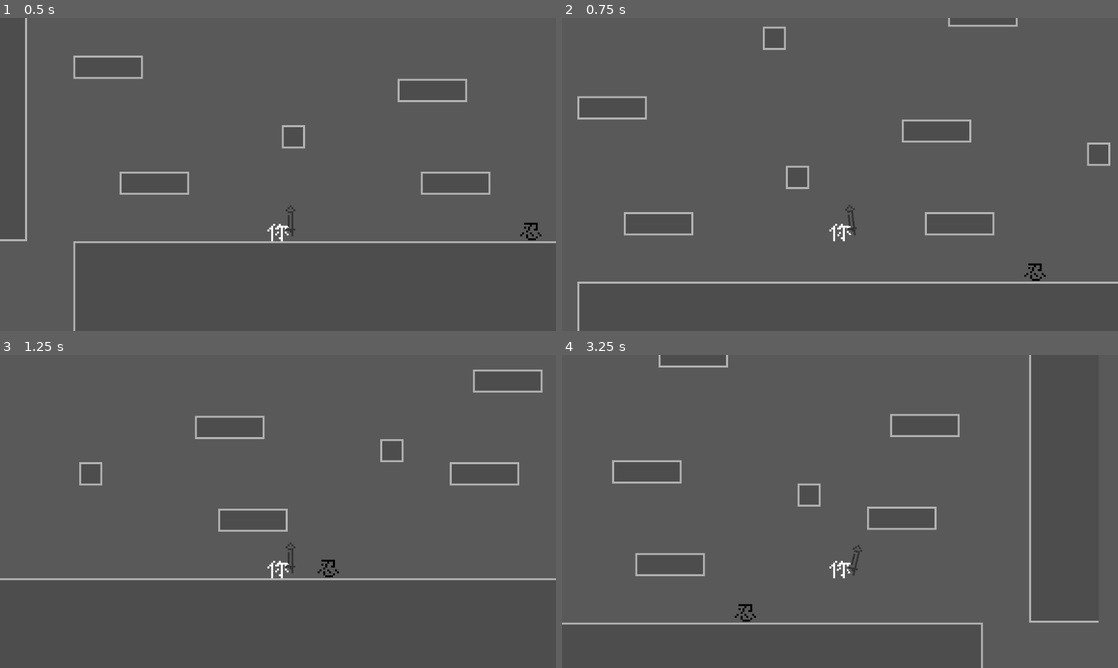
Above: before the commit, frames 1-4 (two rows, left to right).
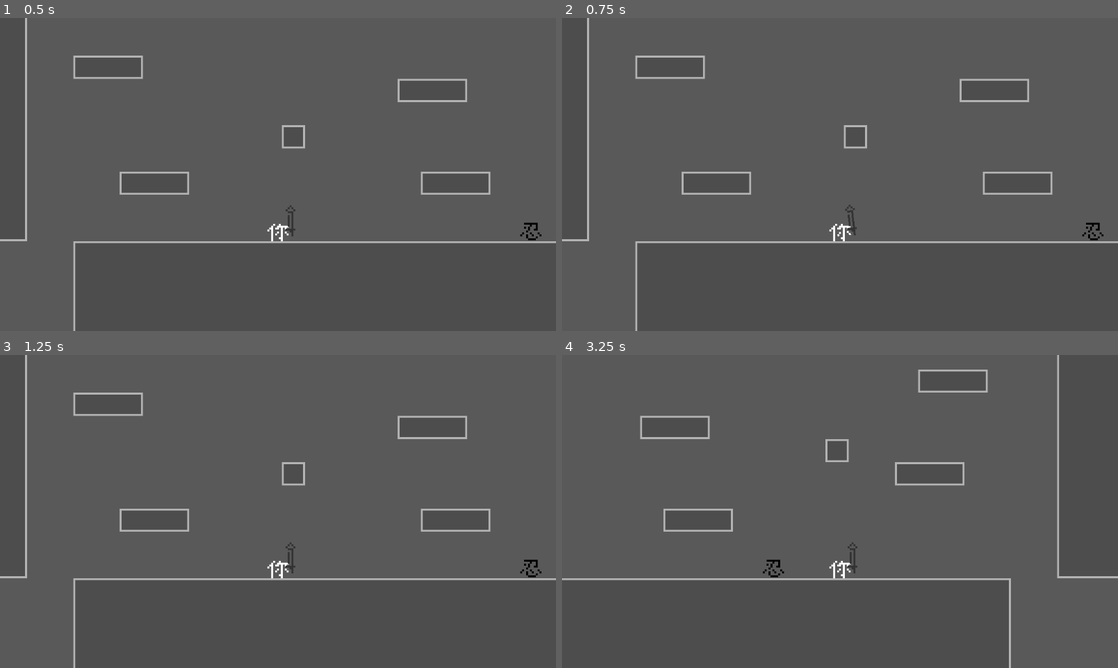
Above: after the commit, the same moments.

Repository: 123yangjiu/aminoacow
Game: Godot game, scene res://scene/map/battle_scene.tscn
Two runs of this game, one before a commit and one after it. Both use one fixed random seed, a clock stepped at 60 frames per second and the inputs below.
Inputs:
- Up to frame 1 (0.5 s): no input
- Up to frame 2 (0.75 s): tap Enter at 0.5 s; hold D (move_right, bound only before the commit) from 0.53 s (still down); tap X (attack) at 0.6 s
- Up to frame 3 (1.25 s): keep holding D (move_right, bound only before the commit); tap Z (jump, bound only after the commit) at 0.77 s; tap C (roll, bound only after the commit) at 0.8 s
- Up to frame 4 (3.25 s): tap C (roll, bound only after the commit) at 1.35, 2.3, 2.85 s; tap Z (jump, bound only after the commit) at 1.52, 3.02 s; tap X (attack) at 1.55, 2.1, 3.05 s; release D (move_right, bound only before the commit) at 2.03 s; hold A (move_left, bound only before the commit) 2.03-2.78 s; hold D (move_right, bound only before the commit) from 2.78 s (still down)

Frame 1 is identical in both runs. In frame 2, 4.0% of the frame differs, in the area x 0-100%, y 0-100%; in frame 3, 2.7%; in frame 4, 4.4%.

Commit message:
you can roll like a ball now!
you can press c key to roll like other character in souls-like game

Diff:
--- a/project.godot
+++ b/project.godot
@@ -32,20 +32,12 @@
 }
 jump={
 "deadzone": 0.2,
-"events": [Object(InputEventKey,"resource_local_to_scene":false,"resource_name":"","device":-1,"window_id":0,"alt_pressed":false,"shift_pressed":false,"ctrl_pressed":false,"meta_pressed":false,"pressed":false,"keycode":0,"physical_keycode":88,"key_label":0,"unicode":120,"location":0,"echo":false,"script":null)
-, Object(InputEventKey,"resource_local_to_scene":false,"resource_name":"","device":-1,"window_id":0,"alt_pressed":false,"shift_pressed":false,"ctrl_pressed":false,"meta_pressed":false,"pressed":false,"keycode":0,"physical_keycode":32,"key_label":0,"unicode":32,"location":0,"echo":false,"script":null)
+"events": [Object(InputEventKey,"resource_local_to_scene":false,"resource_name":"","device":0,"window_id":0,"alt_pressed":false,"shift_pressed":false,"ctrl_pressed":false,"meta_pressed":false,"pressed":false,"keycode":0,"physical_keycode":90,"key_label":0,"unicode":0,"location":0,"echo":false,"script":null)
 ]
 }
-move_left={
+roll={
 "deadzone": 0.2,
-"events": [Object(InputEventKey,"resource_local_to_scene":fa …(141 unchanged characters)… ":false,"keycode":0,"physical_keycode":65,"key_label":0,"unicode":97,"location":0,"echo":false,"script":null)
-, Object(InputEventKey,"resource_local_to_scene":false,"resource_name":"","device":-1,"window_id":0,"alt_pressed":false,"shift_pressed":false,"ctrl_pressed":false,"meta_pressed":false,"pressed":false,"keycode":0,"physical_keycode":4194319,"key_label":0,"unicode":0,"location":0,"echo":false,"script":null)
-]
-}
-move_right={
-"deadzone": 0.2,
-"events": [Object(InputEventKey,"resource_local_to_scene":false,"resource_name":"","device":-1,"window_id":0,"alt_pressed":false,"shift_pressed":false,"ctrl_pressed":false,"meta_pressed":false,"pressed":false,"keycode":0,"physical_keycode":68,"key_label":0,"unicode":100,"location":0,"echo":false,"script":null)
-, Object(InputEventKey,"resource_local_to_scene":false,"resource_name":"","device":-1,"window_id":0,"alt_pressed":false,"shift_pressed":false,"ctrl_pressed":false,"meta_pressed":false,"pressed":false,"keycode":0,"physical_keycode":4194321,"key_label":0,"unicode":0,"location":0,"echo":false,"script":null)
+"events": [Object(InputEventKey,"resource_local_to_scene":fa …(141 unchanged characters)… ":false,"keycode":0,"physical_keycode":67,"key_label":0,"unicode":99,"location":0,"echo":false,"script":null)
 ]
 }
 
--- a/resource/character/character_stats.gd
+++ b/resource/character/character_stats.gd
@@ -9,7 +9,7 @@
 @export var art:Texture2D
 @export var speed:float
 @export var jump_speed:float
-@export var roll_factor:	Vector2 = Vector2(0.5,0)
+@export var roll_factor:	float = 3.5
 @export var roll_interval:float = 1
 
 var health:int :set = set_health
--- a/scene/weapon/weapon_templates.tscn
+++ b/scene/weapon/weapon_templates.tscn
@@ -2,7 +2,7 @@
 
 [ext_resource type="Texture2D" uid="uid://cybcg5jbb6u47" path="res://stats/weapon/qiang/qiang.png" id="1_ujmgh"]
 [ext_resource type="Script" uid="uid://cfir032p0wohc" path="res://script/Weapon/weapon.gd" id="1_xcsre"]
-[ext_resource type="Resource" uid="uid://qlvyhrebtkbx" path="res://stats/weapon/jian/jian.tres" id="2_ca758"]
+[ext_resource type="Resource" uid="uid://bx070af8rsp8s" path="res://stats/weapon/qiang/qiang.tres" id="2_ca758"]
 [ext_resource type="Shape2D" uid="uid://cmkaoj4ii3vbw" path="res://stats/weapon/qiang/qiang_shape.tres" id="4_igf1b"]
 
 [node name="Name" type="Area2D"]
--- a/script/character/you.gd
+++ b/script/character/you.gd
@@ -18,6 +18,7 @@
 	#action
 var is_action:bool=false
 var is_flip:bool = false
+var is_roll:bool = false
 var direction_bool:bool=true :set = set_direction
 var acceleration:int = 600
 var friction:int = 1000
@@ -36,12 +37,10 @@
 func _physics_process(delta: float) -> void:
 	#move-related
 	add_gravity(delta)
-
+	var direction := Input.get_axis("ui_left", "ui_right")
 	jump()
-	var direction := Input.get_axis("move_left", "move_right")
-
 	smooth_move(direction)
-	roll(direction)
+	roll(direction_bool)
 
 	move_and_slide()
 	#other_input-related
@@ -66,6 +65,8 @@
 		if Input.is_action_just_released("jump") and velocity.y <JUMP_VELOCITY/2:
 			velocity.y *= 0.5
 func smooth_move(direction)->void:
+	if is_roll:
+		return
 	if direction:
 		velocity.x = move_toward(velocity.x,direction * SPEED,acceleration)
 		if is_action:
@@ -90,13 +91,22 @@
 	#tween.parallel().tween_property(current_weapon,"rotation_degrees",180,0.1)
 	#tween.tween_property(hand,"rotation_degrees",0,0.1)
 func attack(bool_direction)->void:
-	if Input.is_action_just_pressed("attack") and ! is_action and ! is_flip:
+	if Input.is_action_just_pressed("attack") and ! is_action and ! is_flip and ! is_roll:
 		current_weapon.attack(bool_direction)
-func roll(direction)->void:
-	if Input.is_action_just_pressed("roll"):
-		var tween := create_tween().set_ease(Tween.EASE_OUT)
-		var start := self.global_position
-		tween.tween_property(self,"global_position",start-char_stats.roll_factor*SPEED*direction,0.3)
+func roll(bool_direction)->void:
+	if Input.is_action_just_pressed("roll") and ! is_action and !is_roll:
+		is_roll = true
+		var dir := 1 if bool_direction else -1
+		var tween := create_tween().set_trans(Tween.TRANS_EXPO).set_parallel()
+		tween.tween_property(self,"velocity",Vector2(dir * SPEED*char_stats.roll_factor,velocity.y),0.1)
+		tween.set_trans(Tween.TRANS_LINEAR)
+		tween.tween_property(self,"rotation_degrees",360*dir,0.2)
+		await tween.finished
+		is_roll = false
+		#velocity.x = dir * SPEED*char_stats.roll_factor
+		#var tween := create_tween().set_ease(Tween.EASE_OUT)
+		#var start := self.global_position
+		#tween.tween_property(self,"global_position",start+char_stats.roll_factor*SPEED*dir,0.15)
 		pass
 	pass
 
--- a/stats/you/you.tres
+++ b/stats/you/you.tres
@@ -9,6 +9,6 @@
 art = ExtResource("1_takd6")
 speed = 150.0
 jump_speed = -250.0
-roll_factor = Vector2(2.5, 0)
+roll_factor = 3.5
 roll_interval = 1.0
 metadata/_custom_type_script = "uid://bptq7c5xo6cko"
